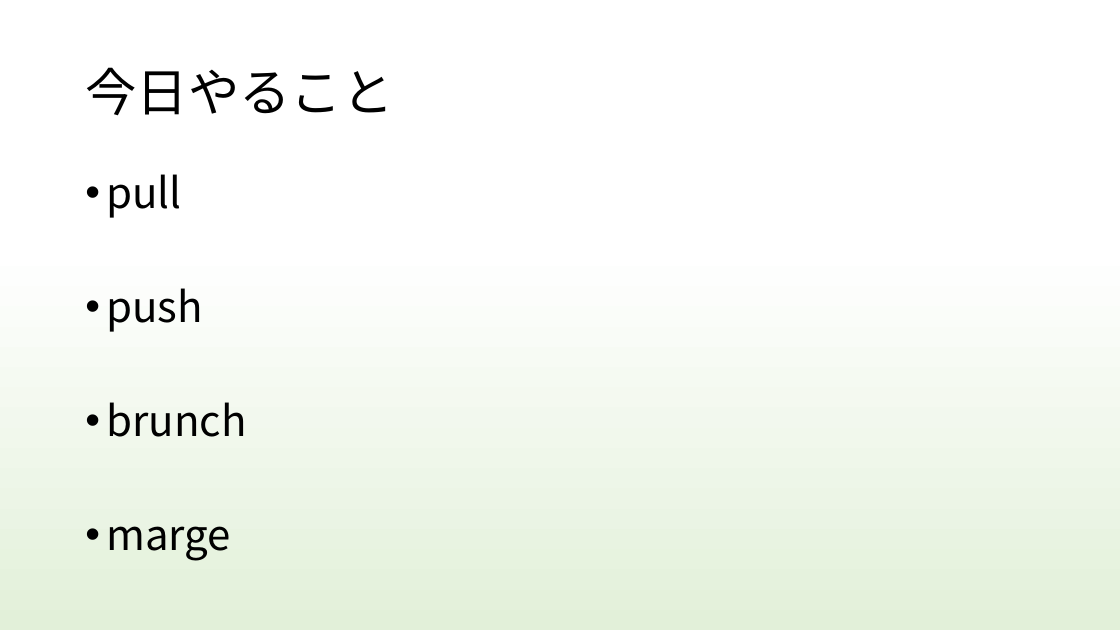
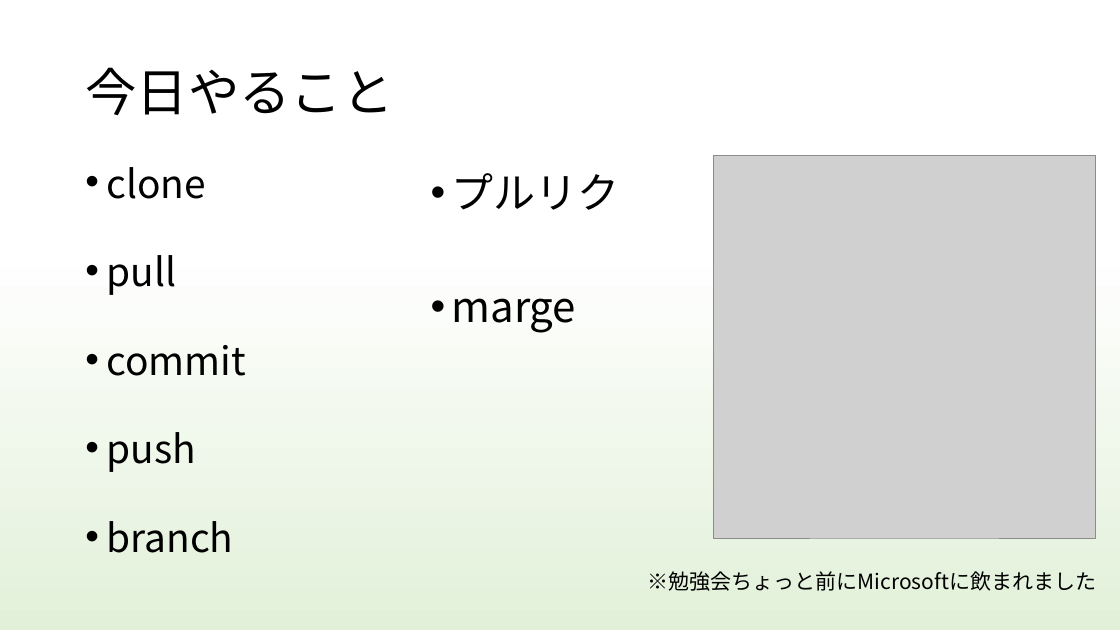
Before and after one commit to kiesproject/git-VR-study, a slide deck: slide 2 of 勉強会資料/H30VRStudy_Document/git_study.pptx. Drawn at 1120x630 pixels with LibreOffice and Linux fonts; fonts in the diff are those of the drawing; grey boxes stand for pictures. Boxes give left, top, right and bottom in pixels: in the first picture for what was removed or moved away, otherwise in the second. Text is boxed around its words. In the diff, an @@ line names an element or a change of style, - is before the commit and + after.

Commit message:
git資料更新しました

```diff
--- a/勉強会資料/H30VRStudy_Document/git_study.pptx
+++ b/勉強会資料/H30VRStudy_Document/git_study.pptx
@@ text at (106,167,206,199): paragraph added @@
+• clone
@@ text added at (452,173,620,333), 36 pt, text #000000 @@
+• プルリク
+• marge
@@ picture added at (713,155,1096,539) @@
@@ text at (106,255,195,472): size 36 to 33.3 pt in "pull", "push"; line spacing 0.9 to 0.7 @@
@@ text at (106,345,246,376): paragraph added @@
+• commit
@@ text at (106,521,233,553): text changed; size 36 to 33.3 pt @@
-• brunch
-• marge
+• branch
@@ text added at (648,571,1096,591), 18 pt, text #000000 @@
+※勉強会ちょっと前にMicrosoftに飲まれました
```
Also in this commit, not shown: 1 other slide changed, 10 slides added, 1 slide removed.
